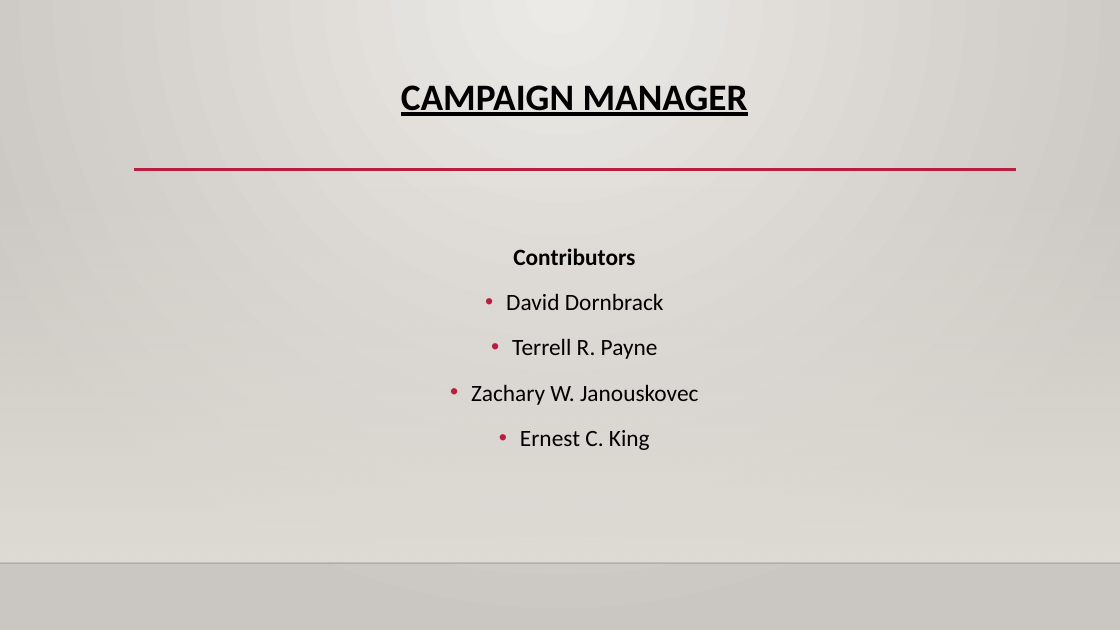
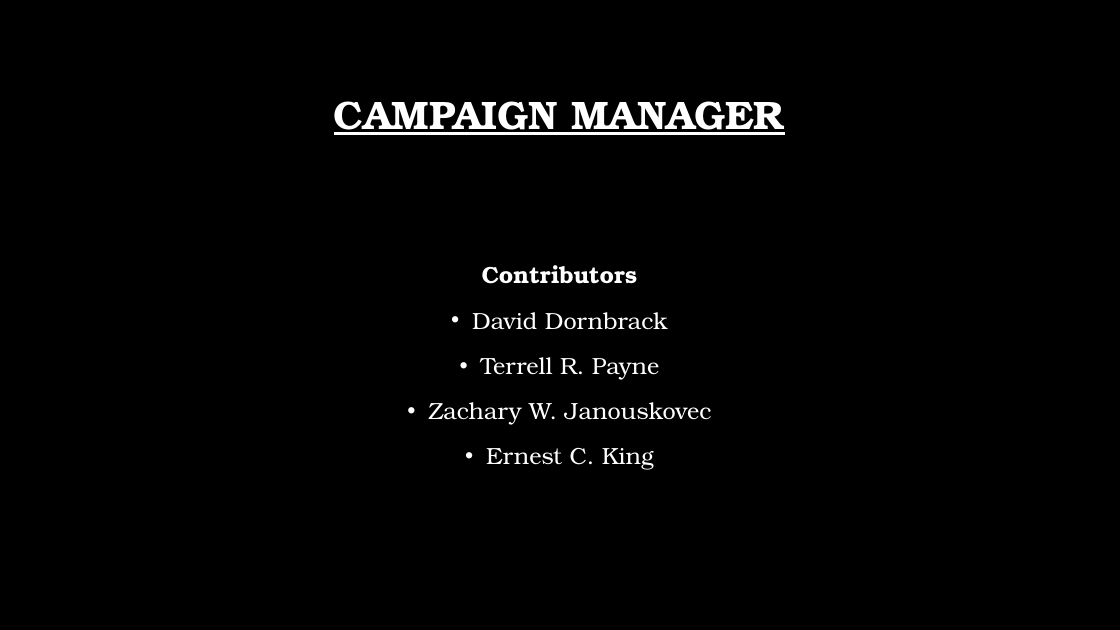
Before and after one commit to tpayne3191/MVP, a slide deck: slide 1 of Res/Capstone_Presentation.pptx. Drawn at 1120x630 pixels with LibreOffice and Linux fonts; fonts in the diff are those of the drawing; background and template pictures are left out. Boxes give left, top, right and bottom in pixels: in the first picture for what was removed or moved away, otherwise in the second. Text is boxed around its words. In the diff, an @@ line names an element or a change of style, - is before the commit and + after.

Commit message:
PP updated to match the theme better

```diff
--- a/Res/Capstone_Presentation.pptx
+++ b/Res/Capstone_Presentation.pptx
@@ background gradient #ECEAE7 to #CAC7C1 to picture (left out) @@
@@ title "CAMPAIGN MANAGER": place and size @@
-title "CAMPAIGN MANAGER" at (401,85,748,116)
+title "CAMPAIGN MANAGER" at (334,101,785,135)
@@ title "CAMPAIGN MANAGER" at (334,101,785,135): size 32 to 34 pt, font Calibri to TeX Gyre Bonum, text colour #000000 to #FFFFFF; vertical alignment top to middle @@
@@ line removed from (134, 170) to (1017, 170) @@
@@ rectangle removed at (0,186,1120,563) @@
@@ text "Contributors": place and size @@
-text "Contributors" at (471,248,698,450)
+text "Contributors" at (428,265,712,470)
@@ text "Contributors" at (428,265,712,470): font Calibri to TeX Gyre Bonum, text colour #000000 to #FFFFFF @@
@@ line removed from (0, 563) to (1120, 563) @@
```
Also in this commit, not shown: 9 other slides changed, 1 slide added.
